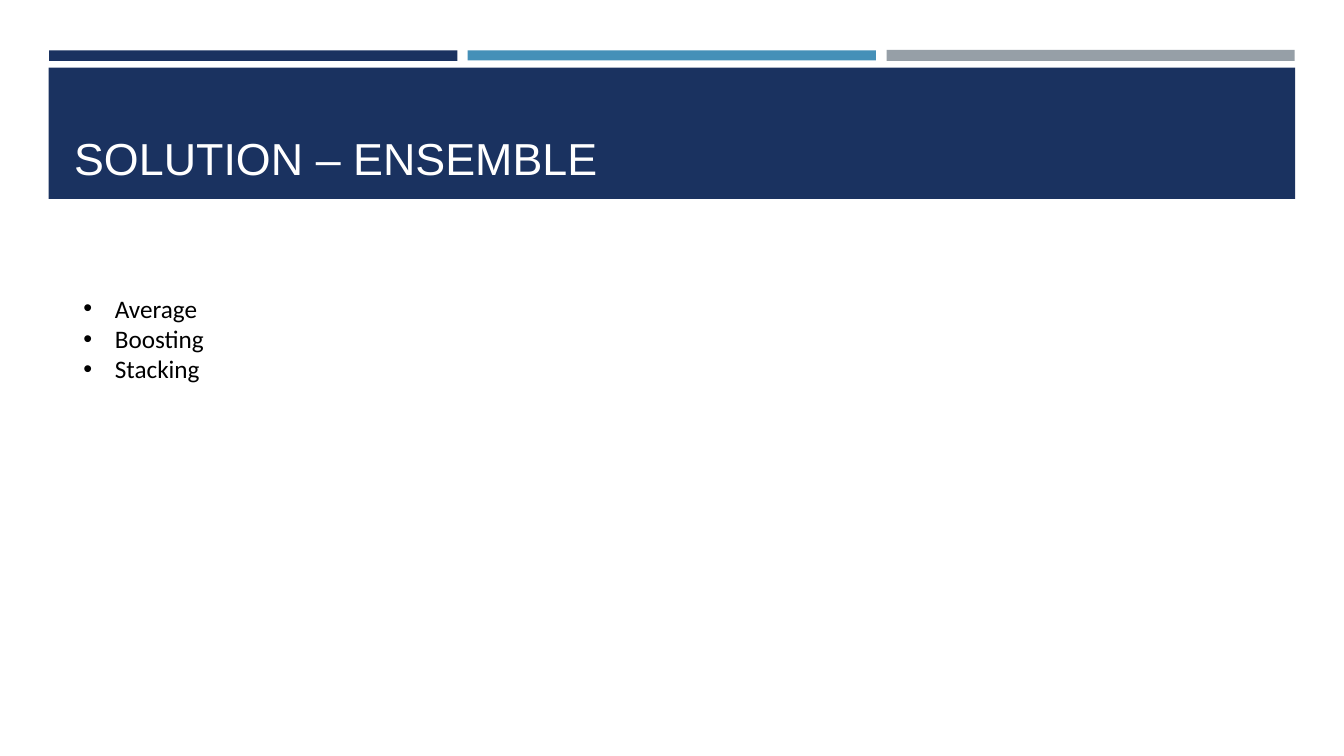
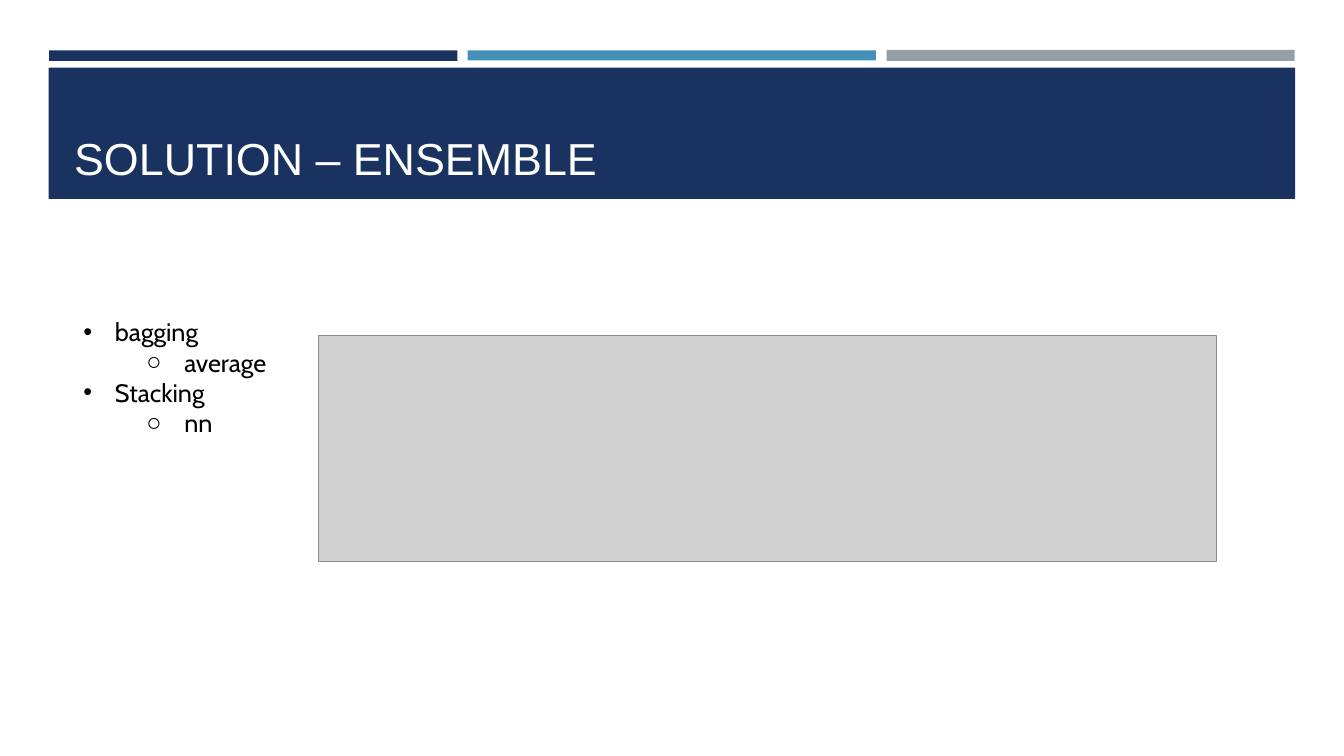
Before and after one commit to BinQian/COMP6208, a slide deck: slide 9 of report/presentation.pptx (slide 10 before the commit). Drawn at 1344x756 pixels with LibreOffice and Linux fonts; fonts in the diff are those of the drawing; grey boxes stand for pictures. Boxes give left, top, right and bottom in pixels: in the first picture for what was removed or moved away, otherwise in the second. Text is boxed around its words. In the diff, an @@ line names an element or a change of style, - is before the commit and + after.

```diff
--- a/report/presentation.pptx
+++ b/report/presentation.pptx
@@ text at bbox=[115, 322, 266, 378]: text changed; font Calibri to Cabin @@
-• Average
-• Boosting
+• bagging
+  ○ average
@@ picture added at bbox=[319, 336, 1216, 562] @@
@@ text at bbox=[115, 383, 205, 408]: font Calibri to Cabin in "Stacking" @@
@@ text at bbox=[184, 419, 212, 432]: paragraph added @@
+  ○ nn
```
Also in this commit, not shown: 9 other slides changed, 3 slides added, 4 slides removed, 9 other files.
